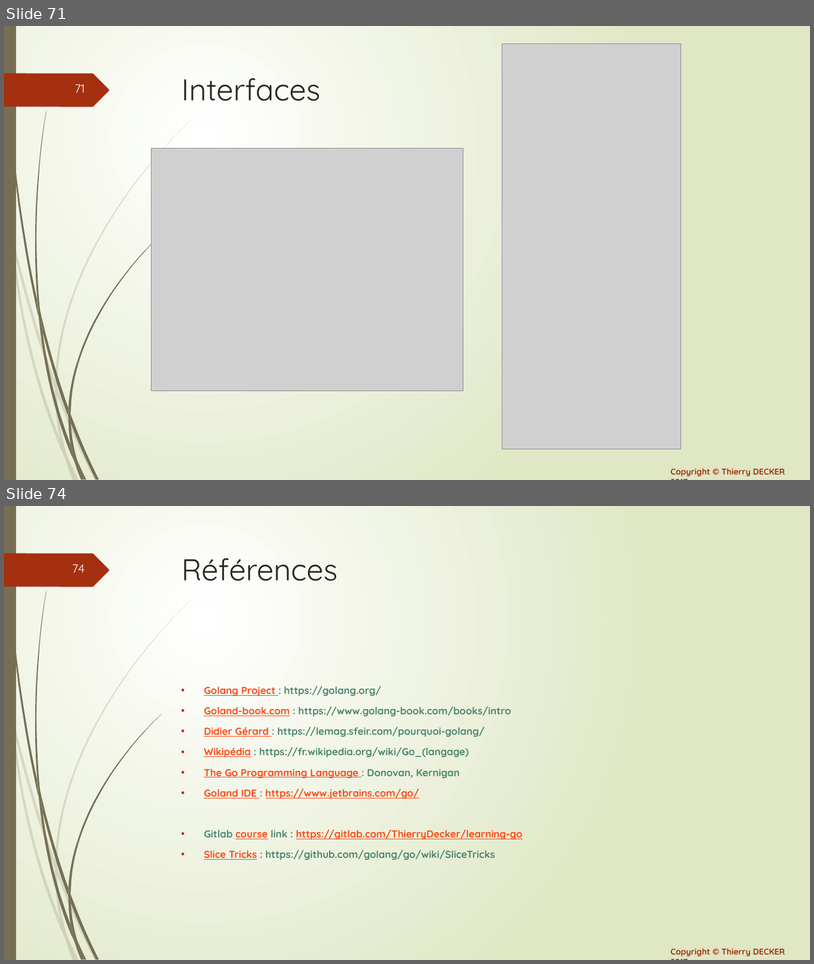
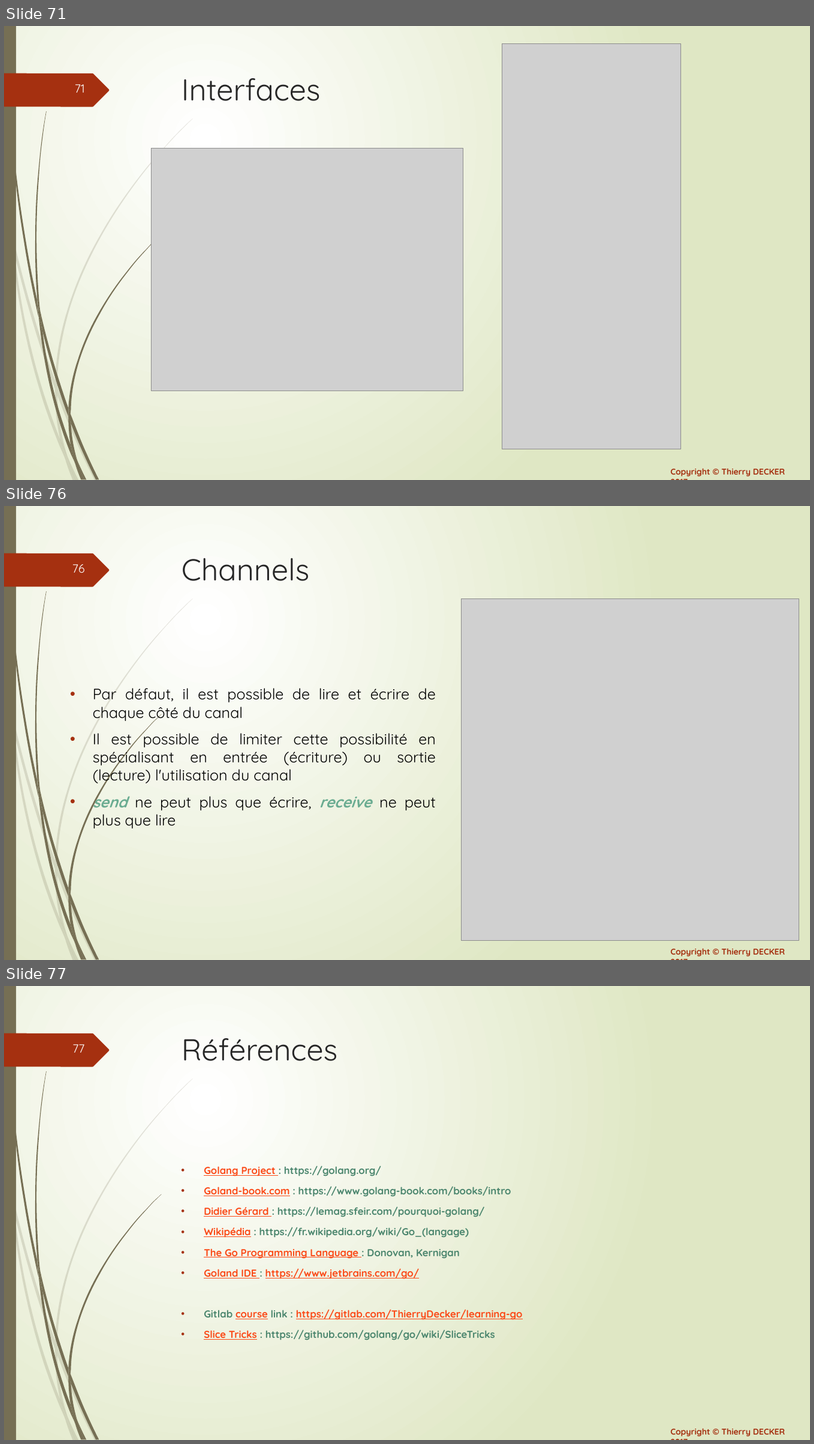
Before and after one commit to thierrydecker/learning-go, a slide deck: documentations/learning-go.pptx. Shown one above the other, each under a label of ours: slides 71 and 74 before the commit, slides 71, 76 and 77 after it; the slides between them are not shown. The pictures are 814x964 and 814x1444 pixels, drawn with LibreOffice and Linux fonts; fonts in the diff are those of the drawing; grey boxes stand for pictures. Boxes give left, top, right and bottom in pixels: in the first picture for what was removed or moved away, otherwise in the second. Text is boxed around its words. In the diff, an @@ line names an element or a change of style, - is before the commit and + after.

Commit message:
Added channels documentation

```diff
--- a/documentations/learning-go.pptx
+++ b/documentations/learning-go.pptx
@@ slide 76 added at [4, 506, 810, 960], background gradient #FFFFFF to #DFE8C4; not listed: 26 template elements that a slide beside it also shows @@
@@ title added at [182, 558, 309, 581], 36 pt, text #262626 @@
+Channels
@@ picture added at [462, 598, 800, 940] @@
@@ text added at [93, 688, 436, 828], 18 pt, text #000000 @@
+• Par défaut, il est possible de lire et écrire de chaque côté du canal
+• Il est possible de limiter cette possibilité en spécialisant en entrée (écriture) ou sortie (lecture) l'utilisation du canal
+• send ne peut plus que écrire, receive ne peut plus que lire
@@ what was slide 74 is now slide 77 @@
@@ page number at [72, 1044, 84, 1053]: text changed @@
-74
+77
```
Also in this commit, not shown: 1 slide changed, 3 other slides added, 1 slide removed, 1 other file.
